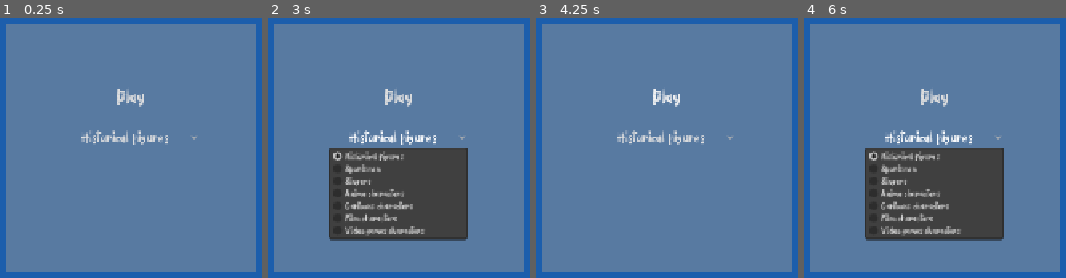
Above: before the commit, frames 1-4 (left to right).
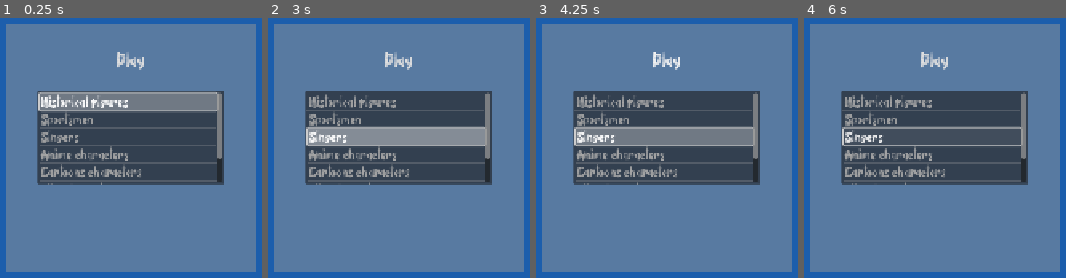
Above: after the commit, the same moments.

Repository: Haydara1/Heads-Up
Game: Godot game, scene res://scenes/connected_lobby.tscn
The game is run twice, just before and just after one commit, with the same random seed, the same clock (stepped at 60 frames per second) and the same inputs. This scene is started directly instead of the project's main scene.
Inputs (mouse positions are in pixels of both pictures, inside the frame that each line leads up to):
- Up to frame 1 (0.25 s): no input
- Up to frame 2 (3 s): click (399, 137) at 0.5 s, where only the run before the commit has a clickable "Historical figures"; click "Play" at 1.25 s; click "Play" at 2 s; click (399, 137) at 2.75 s, where only the run before the commit has a clickable "Historical figures"
- Up to frame 3 (4.25 s): click "Play" at 3.5 s
- Up to frame 4 (6 s): click (935, 137) at 4.25 s, where only the run before the commit has a clickable "Historical figures"; tap Enter at 5 s; tap Space at 5.75 s

The runs differ from the first frame. In frame 1, 26% of the frame differs, in the area x 14-86%, y 13-65%; in frame 2, 33%; in frame 3, 26%; in frame 4, 33%, in the area x 14-86%, y 13-86%.

Commit message:
Implemented multiple pack selection

Diff:
--- a/GameManager.gd
+++ b/GameManager.gd
@@ -32,6 +32,7 @@
 const PACKS_FILE := "res://assets/persons.json"
 
 var packs: Dictionary = {}
+var selected_packs: Array[String] = ["General"]
 
 
 func _ready() -> void:
@@ -71,18 +72,31 @@
 
 
 # Called by the host from the connected lobby.
-func start_game(pack_name: String = "General") -> void:
+func start_game(pack_names: Array = ["General"]) -> void:
 	if not multiplayer.is_server():
 		return
 
 	if NetworkManager.players.size() < 2:
 		return
 
-	if not packs.has(pack_name):
-		push_error("Unknown pack: " + pack_name)
-		return
-
-	selected_pack = pack_name
+	# Keep only valid, unique pack names.
+	selected_packs.clear()
+
+	for pack_name in pack_names:
+		if packs.has(pack_name) and not selected_packs.has(pack_name):
+			selected_packs.append(pack_name)
+
+	if selected_packs.is_empty():
+		push_error("No valid packs selected.")
+		return
+
+	# Combine the words from all selected packs.
+	var pack: Array = get_combined_words(selected_packs)
+
+	if pack.is_empty():
+		push_error("The selected packs contain no words.")
+		return
+
 	players_in_game.clear()
 	secret_words.clear()
 	confirmed_order.clear()
@@ -91,8 +105,6 @@
 		players_in_game.append(int(id))
 
 	players_in_game.sort()
-
-	var pack: Array = packs[selected_pack]
 
 	for id in players_in_game:
 		secret_words[id] = pack.pick_random()
@@ -165,8 +177,11 @@
 		"players": NetworkManager.players.duplicate(true),
 		"confirmed_order": confirmed_order.duplicate(),
 		"running": running,
-		"selected_pack": selected_pack
+		"selected_packs": selected_packs.duplicate()
 	}
+
+	receive_state(state)
+	receive_state.rpc(state)
 
 	receive_state(state)
 	receive_state.rpc(state)
@@ -221,8 +236,8 @@
 		"players": NetworkManager.players.duplicate(true),
 		"confirmed_order": confirmed_order.duplicate(),
 		"running": running,
-		"selected_pack": selected_pack
-	}
+		"selected_packs": selected_packs.duplicate()
+		}
 
 	if id == 1:
 		receive_state(state)
@@ -231,12 +246,29 @@
 
 	_send_words_to_player(id)
 
+func get_combined_words(pack_names: Array) -> Array:
+	var combined_words: Array = []
+
+	for pack_name in pack_names:
+		if not packs.has(pack_name):
+			continue
+
+		for word in packs[pack_name]:
+			if not combined_words.has(word):
+				combined_words.append(word)
+
+	return combined_words
 
 @rpc("authority", "call_remote", "reliable")
 func receive_state(state: Dictionary) -> void:
 	latest_state = state.duplicate(true)
 	running = bool(state.get("running", false))
 
+	# Synchronize the selected packs.
+	selected_packs.clear()
+	for pack_name in state.get("selected_packs", ["General"]):
+		selected_packs.append(str(pack_name))
+
 	var updated_players: Dictionary = state.get("players", {})
 	NetworkManager.players = updated_players.duplicate(true)
 
--- a/scenes/connected_lobby.tscn
+++ b/scenes/connected_lobby.tscn
@@ -45,11 +45,13 @@
 "
 flat = true
 
-[node name="PackOption" type="OptionButton" parent="CenterContainer/VBoxContainer" unique_id=712590876]
+[node name="PackList" type="ItemList" parent="CenterContainer/VBoxContainer" unique_id=2049872983]
+custom_minimum_size = Vector2(300, 150)
 layout_mode = 2
 theme_override_font_sizes/font_size = 24
-flat = true
-alignment = 1
+select_mode = 2
+allow_reselect = true
+allow_rmb_select = true
 
 [node name="StatusLabel" type="Label" parent="CenterContainer/VBoxContainer" unique_id=52078235]
 layout_mode = 2
@@ -61,4 +63,4 @@
 horizontal_alignment = 1
 vertical_alignment = 1
 
-[connection signal="pressed" from="CenterContainer/VBoxContainer/PlayButton" to="." method="_on_play_button_pressed"]
+[connection signal="pressed" from="CenterContainer/VBoxContainer/PlayButton" to="." method="_on_start_button_pressed"]
--- a/scripts/connected_lobby.gd
+++ b/scripts/connected_lobby.gd
@@ -1,18 +1,29 @@
 
 extends Control
 
-@onready var pack_option: OptionButton = $CenterContainer/VBoxContainer/PackOption
 @onready var status_label: Label = $CenterContainer/VBoxContainer/StatusLabel
 @onready var players_label: Label = $CenterContainer/VBoxContainer/PlayersLabel
 @onready var play_button: Button = $CenterContainer/VBoxContainer/PlayButton
-
+@onready var pack_list : ItemList = $CenterContainer/VBoxContainer/PackList
 
 func _ready() -> void:
-	# Available packs must match GameManager.PACKS.
-	pack_option.clear()
+	pack_list.select_mode = ItemList.SELECT_MULTI
+
+	# Wait until the GameManager has loaded the packs.
+	if GameManager.packs.is_empty():
+		GameManager.load_packs()
+
+	pack_list.clear()
 
 	for pack_name in GameManager.packs.keys():
-		pack_option.add_item(str(pack_name))
+		pack_list.add_item(str(pack_name))
+
+	# Select the first pack by default.
+	if pack_list.item_count > 0:
+		pack_list.select(0)
+
+	print("Available packs: ", GameManager.packs.keys())
+	print("Items in PackList: ", pack_list.item_count)
 
 	NetworkManager.lobby_updated.connect(_on_lobby_updated)
 
@@ -22,15 +33,22 @@
 	play_button.disabled = not multiplayer.is_server()
 
 
-func _on_play_button_pressed() -> void:
+func _on_start_button_pressed() -> void:
+	var selected_names: Array[String] = []
+
+	for index in pack_list.get_selected_items():
+		selected_names.append(pack_list.get_item_text(index))
+
+	if selected_names.is_empty():
+		print("Please select at least one pack.")
+		return
+
+	print("Selected packs: ", selected_names)
+
 	if not multiplayer.is_server():
 		return
 
-	var pack_name := pack_option.get_item_text(
-		pack_option.selected
-	)
-
-	GameManager.start_game(pack_name)
+	GameManager.start_game(selected_names)
 
 
 
@@ -47,3 +65,10 @@
 		)
 
 	players_label.text = "\n".join(lines)
+
+
+func _on_pack_list_item_clicked(index: int, _at_position: Vector2, _mouse_button_index: int) -> void:
+	if pack_list.is_selected(index):
+		pack_list.deselect(index)
+	else:
+		pack_list.select(index, false)
Not shown, changed: export_presets.cfg
